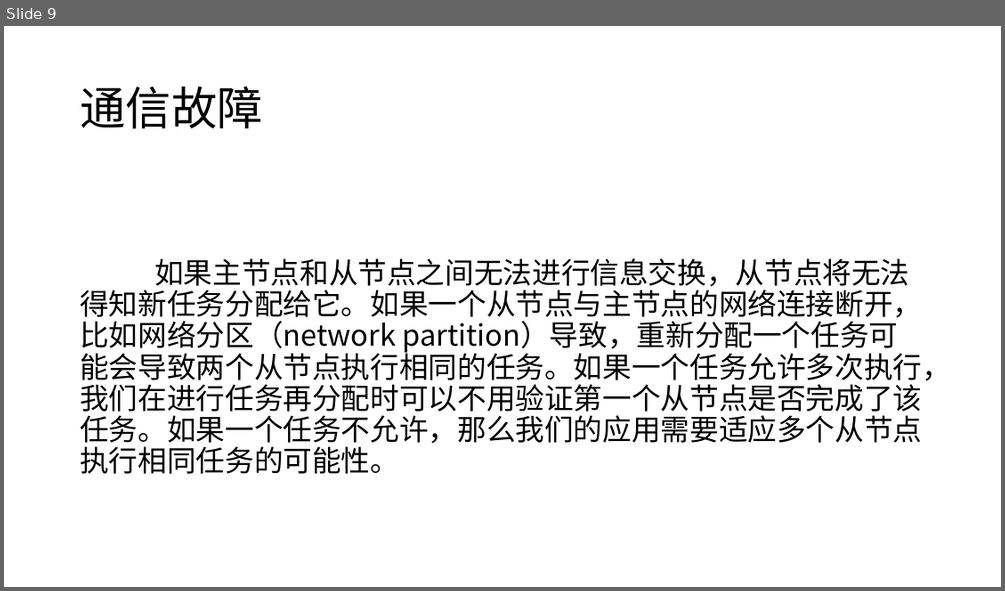
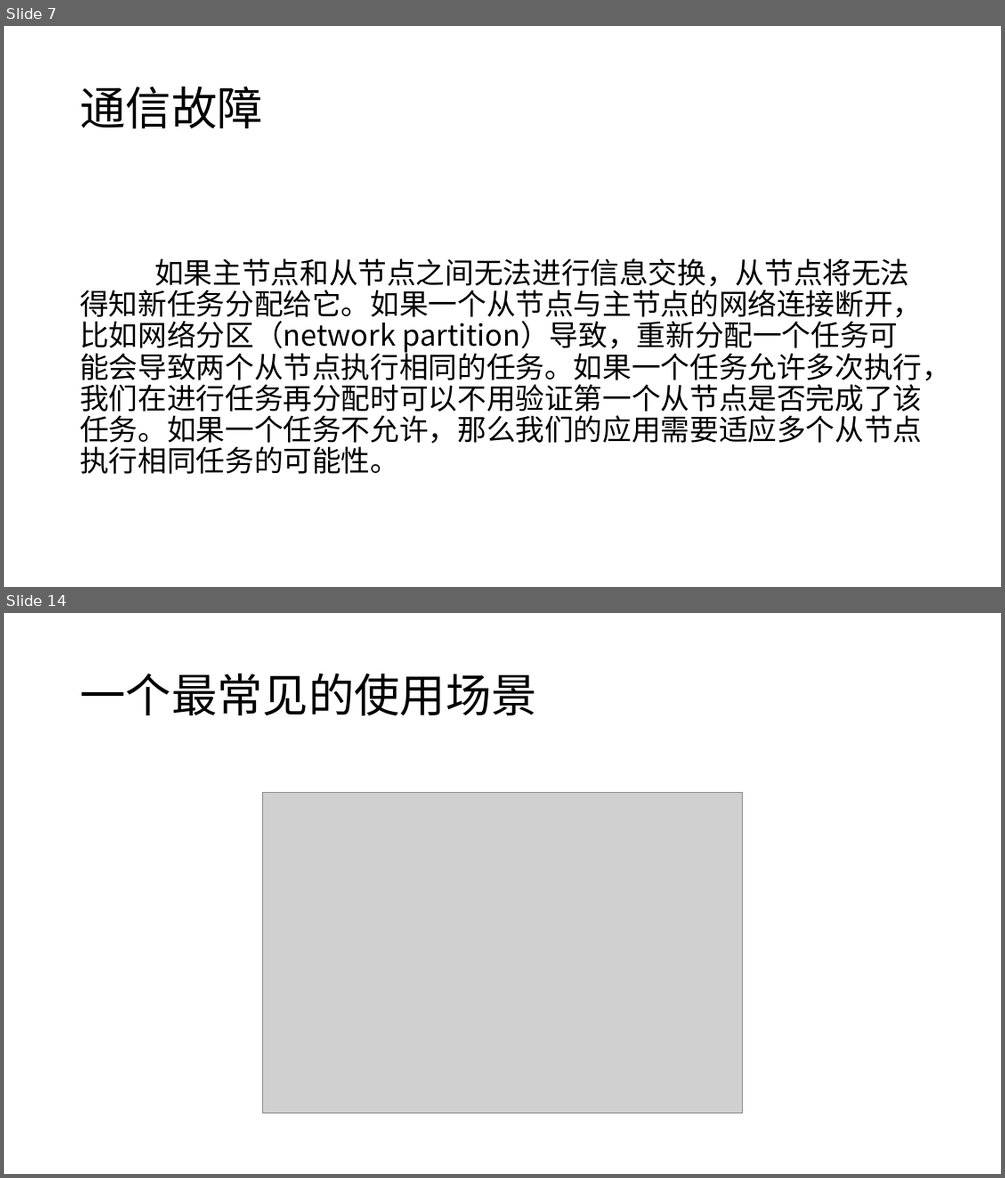
Before and after one commit to moxingwang/zookeeper, a slide deck: zookeeper.pptx. Shown one above the other, each under a label of ours: slide 9 before the commit, slides 7 and 14 after it; the slides between them are not shown. The pictures are 1005x591 and 1005x1178 pixels, drawn with LibreOffice and Linux fonts; fonts in the diff are those of the drawing; grey boxes stand for pictures. Boxes give left, top, right and bottom in pixels: in the first picture for what was removed or moved away, otherwise in the second. Text is boxed around its words. In the diff, an @@ line names an element or a change of style, - is before the commit and + after.

```diff
--- a/zookeeper.pptx
+++ b/zookeeper.pptx
@@ slide 14 added at (4,613,1001,1174), background #FFFFFF @@
@@ title added at (80,673,537,716), 44 pt, text #000000 @@
+一个最常见的使用场景
@@ picture added at (263,793,743,1112) @@
@@ what was slide 9 is now slide 7 @@
```
Also in this commit, not shown: 4 slides changed, 15 other slides added, 2 slides removed.
